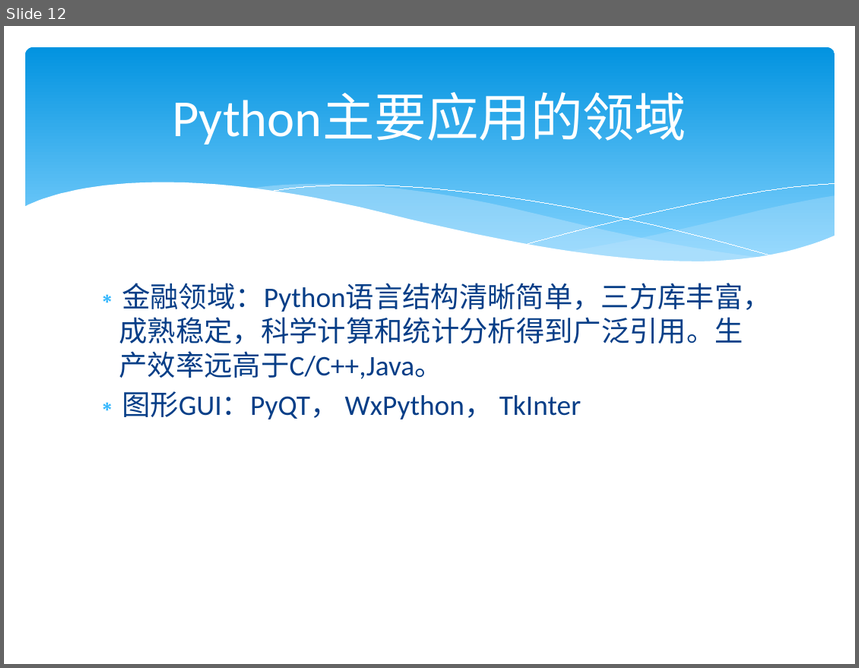
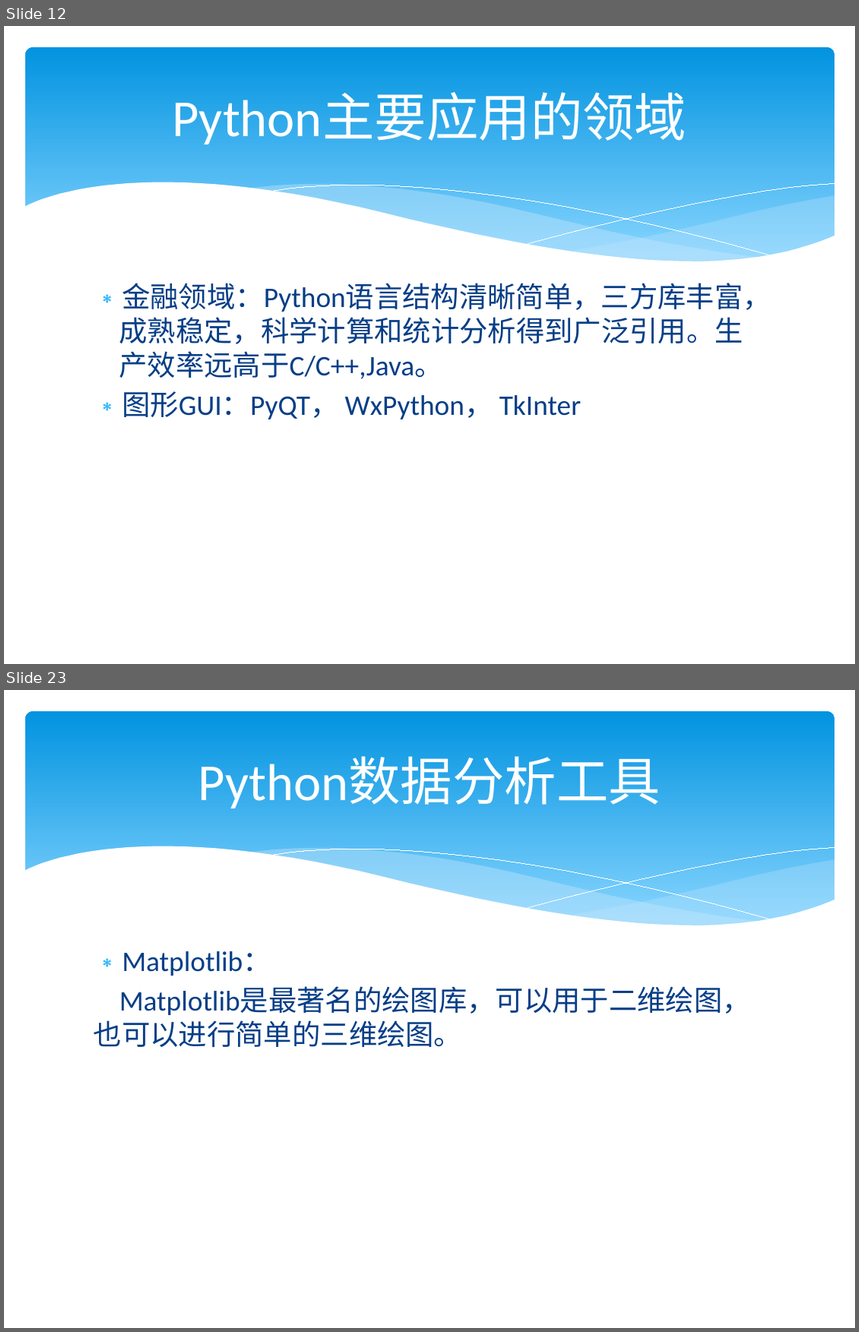
Before and after one commit to lysgwl/test4, a slide deck: python3/Python培训.pptx. Shown one above the other, each under a label of ours: slide 12 before the commit, slides 12 and 23 after it; the slides between them are not shown. The pictures are 859x668 and 859x1332 pixels, drawn with LibreOffice and Linux fonts; fonts in the diff are those of the drawing. Boxes give left, top, right and bottom in pixels: in the first picture for what was removed or moved away, otherwise in the second. Text is boxed around its words. In the diff, an @@ line names an element or a change of style, - is before the commit and + after.

```diff
--- a/python3/Python培训.pptx
+++ b/python3/Python培训.pptx
@@ slide 23 added at box(4, 690, 855, 1328), background #FFFFFF; not listed: 6 template elements that a slide beside it also shows @@
@@ title added at box(198, 757, 661, 809), 44 pt, text #FFFFFF @@
+Python数据分析工具
@@ text added at box(94, 951, 751, 1047), 24 pt, text #073E87 @@
+∗ Matplotlib：
+Matplotlib是最著名的绘图库，可以用于二维绘图，也可以进行简单的三维绘图。
```
Also in this commit, not shown: 11 other slides added, 1 other file.
